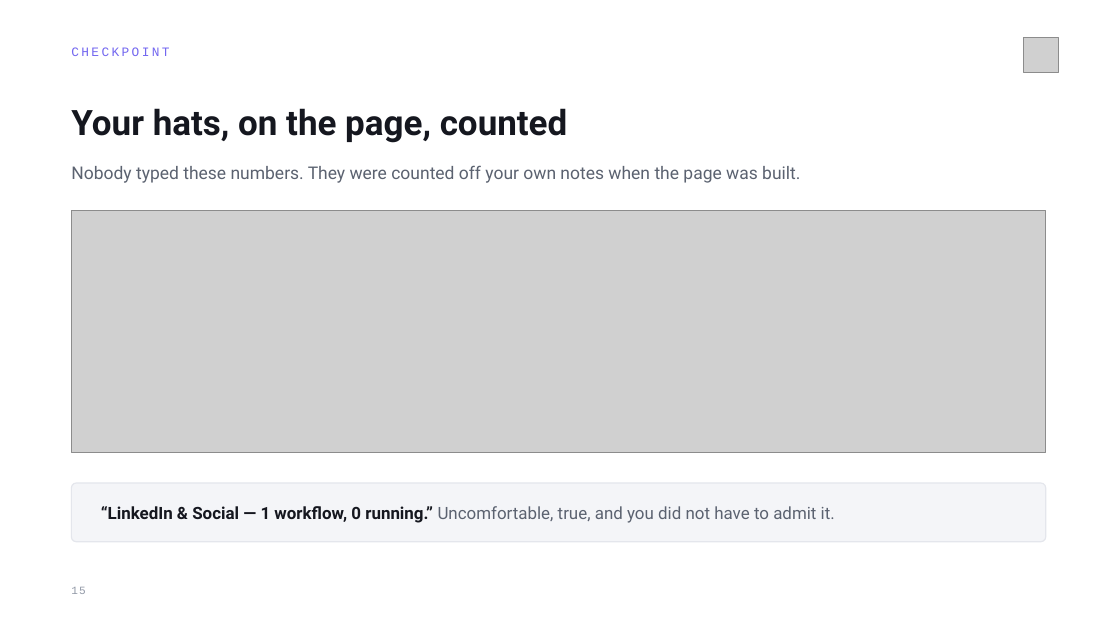
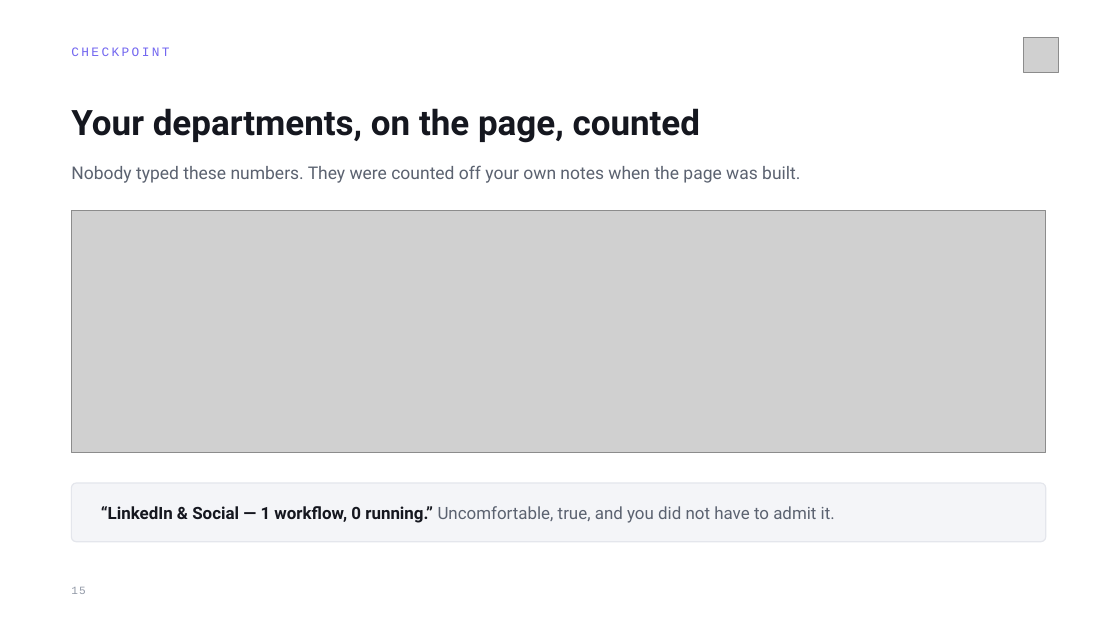
Before and after one commit to MeshPro-iPaaS/ai-ops-framework, a slide deck: slide 15 of docs/Your AI Second Brain — a hands-on hour.pptx. Drawn at 1120x630 pixels with LibreOffice and Linux fonts; fonts in the diff are those of the drawing; grey boxes stand for pictures. Boxes give left, top, right and bottom in pixels: in the first picture for what was removed or moved away, otherwise in the second. Text is boxed around its words. In the diff, an @@ line names an element or a change of style, - is before the commit and + after.

```diff
--- a/docs/Your AI Second Brain — a hands-on hour.pptx
+++ b/docs/Your AI Second Brain — a hands-on hour.pptx
@@ text at [71,108,701,143]: text changed @@
-Your hats, on the page, counted
+Your departments, on the page, counted
```
Also in this commit, not shown: 5 other slides changed, 4 other files.
